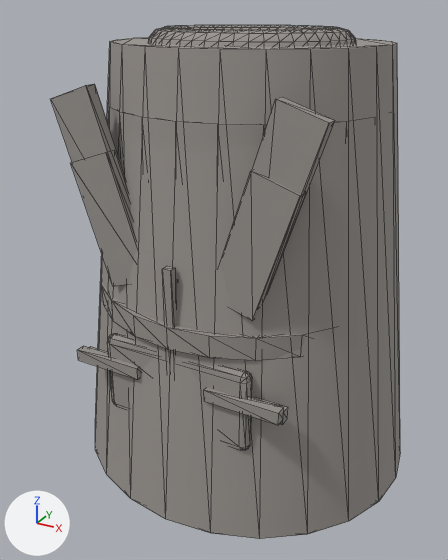
The glTF model SeatAtTheTable/public/assets/world/people/person-parts.glb, before and after one commit.
One viewpoint serves both versions: a 50 mm lens placed at (11.4, -22.8, 10.2), pointed at (-0.7, -0.9, -0.8). The axes (+X, +Y, +Z) are drawn at lower left. The lights are the same throughout. The picture after the commit comes second. Mesh edges are drawn as thin lines. Where no turn or scale is listed for an object, it has been applied to the vertices. Vertices at exactly the same position are counted once.

The first picture shows 'part-top__hoodie', 'part-top__jacket', 'part-top__longcoat'.
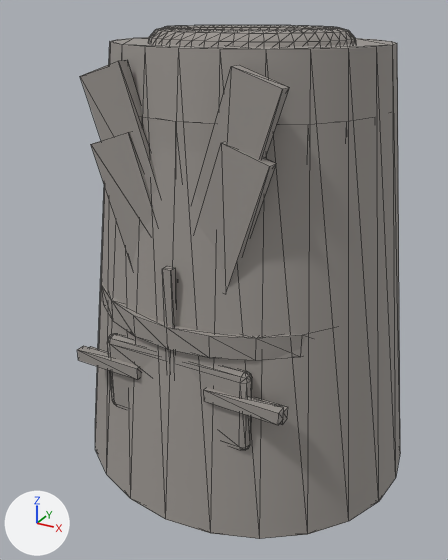
What differs and where, as boxes (x1, y1, x2, y2) in the pictures (448 x 560 px; the box of a moved part takes in the faces that stretch with it):
'part-top__longcoat', reshaped (7% narrower): before (51, 25, 400, 539); after (77, 25, 400, 539)
'part-top__jacket', reshaped: before (71, 150, 306, 424); after (90, 132, 288, 424)
part 1 of me_cone_001, moved or reshaped: before (71, 150, 137, 286); after (91, 132, 155, 267)
part 2 of me_cone_001, moved or reshaped: before (220, 170, 306, 321); after (197, 142, 277, 289)
part 3 of me_cone, moved or reshaped: before (51, 84, 126, 183); after (80, 60, 158, 197)
part 4 of me_cone, moved or reshaped: before (252, 97, 335, 309); after (195, 65, 290, 204)

The change in detail:
me_cone_001 has 664 vertices, 1304 faces and spans x -6.6..6.6, y -6.07..6.07, z -6.75..6.75.
me_cone_001 is used by ob_part_top__jacket; location (0.0, 0.0, 0.25).
me_cone_001 part 1: the loose piece of 8 vertices spanning x -4.58..-1.32, y -5.55..-5.05, z -0.02..5.24 is moved by (1.05, 0.0, 0.78).
me_cone_001 part 2: the loose piece of 8 vertices spanning x 1.32..4.58, y -5.55..-5.05, z -0.02..5.24 is moved by (-1.05, 0.0, 0.78).
me_cone has 712 vertices, 1396 faces and spans x -7.6..7.6, y -7.0..7.0, z -9.2..9.2.
me_cone is used by ob_part_top__longcoat; location (0.0, 0.0, 0.25).
me_cone part 3: the loose piece of 8 vertices spanning x -5.3..-1.5, y -5.5..-5.0, z 0.4..7.5 is moved by (1.5, 0.0, 0.9).
me_cone part 4: the loose piece of 8 vertices spanning x 1.5..5.3, y -5.5..-5.0, z 0.4..7.5 is moved by (-1.5, 0.0, 0.9).
